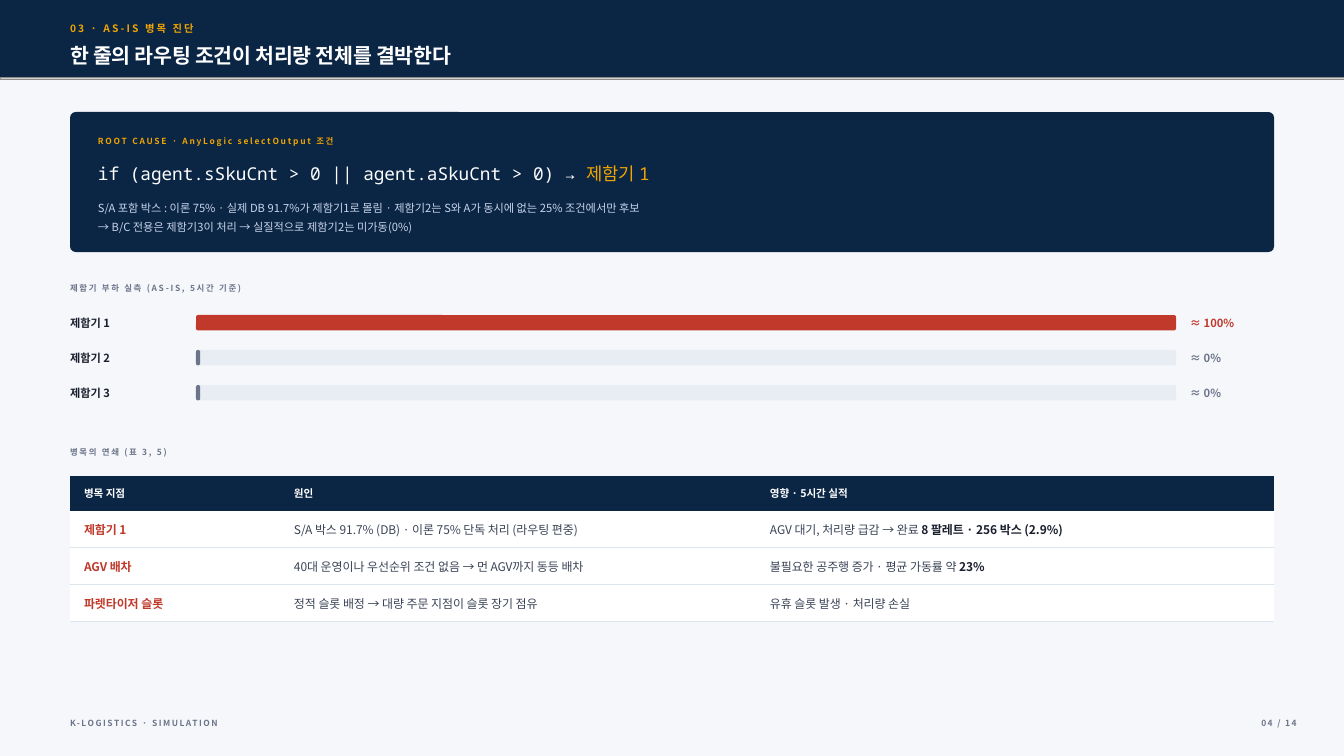
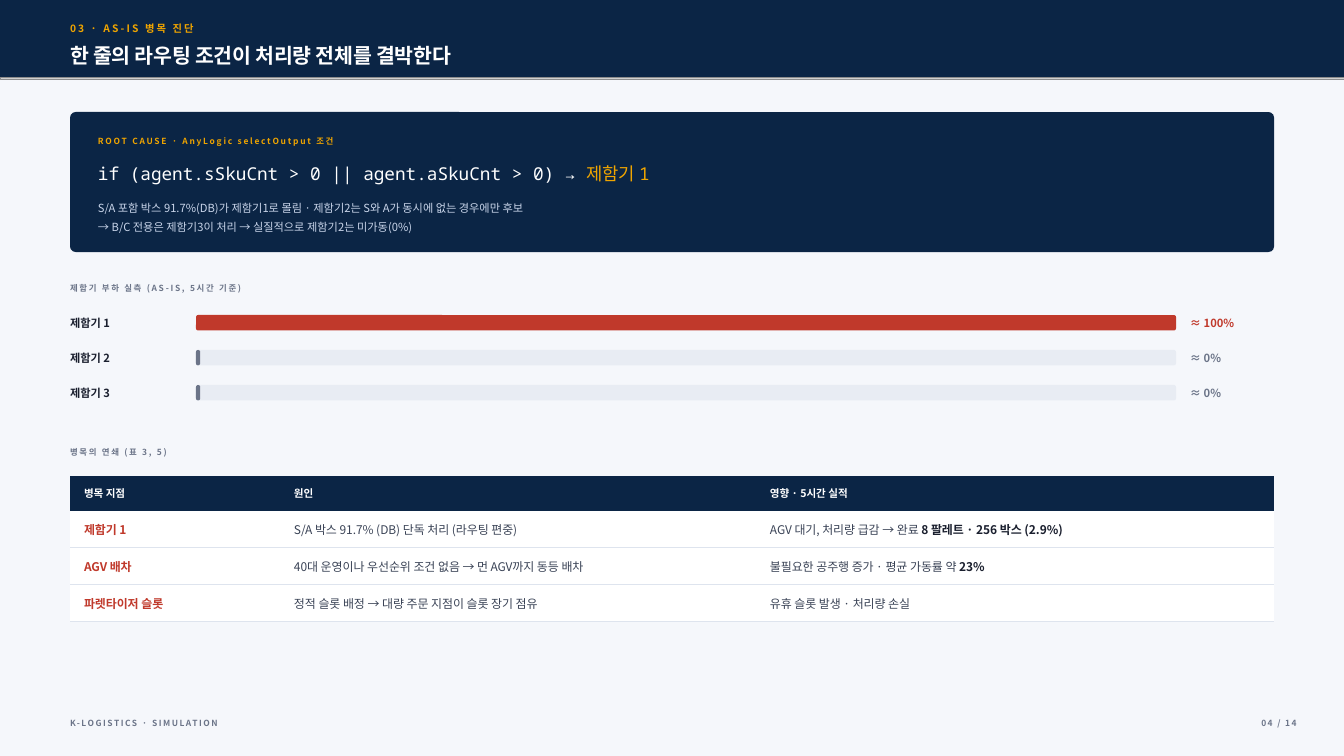
Before and after one commit to cholin3721/simulation_contest2, a slide deck: slide 4 of 피킹_프로세스_효율화_및_생산성_극대화_20260709235709.pptx. Drawn at 1344x756 pixels with LibreOffice and Linux fonts; fonts in the diff are those of the drawing; grey boxes stand for pictures. Boxes give left, top, right and bottom in pixels: in the first picture for what was removed or moved away, otherwise in the second. Text is boxed around its words. In the diff, an @@ line names an element or a change of style, - is before the commit and + after.

Commit message:
문제_수정.pdf 기준 전 산출물 정합성 검증 및 실측값 반영
- 91.7% S/A 비율: 빈 주문→S급 규칙 반영 이론값 91.6%와 일치함을 검증·재서술
- 개선①(제함기 부하 분산) 실측 기준 정직 서술 (제함기2 0%→4.8%, 병목은 하류)
- 재현 실측값 확정: 25대 기준 20팔레트/640박스/4.0hr/3:60, AGV 50%
- 민감도 4수준 실측: 15대 60.0% / 20대 50.0% / 25대 50.0% / 35대 34.3%
- 오탈자·문서 버그 수정 (AS-OS, 표5 단위, 매뉴얼 반복 출력 등)
- 봉함기 라우팅 가정 보고서 1.1절에 문서화
- 모델 결과 패널 텍스트 흰색→검정 (가동률 수치 표시 버그 수정)
- Q&A 보강 (Q2 재작성, Q12-1 신설: 15대 이상 처리량 동일 원인)
- 임시 스크립트·로그 정리, PDF 3종 최신 재출력

```diff
--- a/피킹_프로세스_효율화_및_생산성_극대화_20260709235709.pptx
+++ b/피킹_프로세스_효율화_및_생산성_극대화_20260709235709.pptx
@@ text at box(98, 202, 524, 214): text changed @@
-S/A 포함 박스 : 이론 75% · 실제 DB 91.7%가 제함기1로 몰림 · 제함기2는 S와 A가 동시에 없는 25% 조건에서만 후보
+S/A 포함 박스 91.7%(DB)가 제함기1로 몰림 · 제함기2는 S와 A가 동시에 없는 경우에만 후보
@@ table at box(70, 476, 1273, 613) @@
-row 2, column 2: S/A 박스 91.7% (DB) · 이론 75% 단독 처리 (라우팅 편중)
+row 2, column 2: S/A 박스 91.7% (DB) 단독 처리 (라우팅 편중)
```
Also in this commit, not shown: 10 other slides changed, 38 other files.
